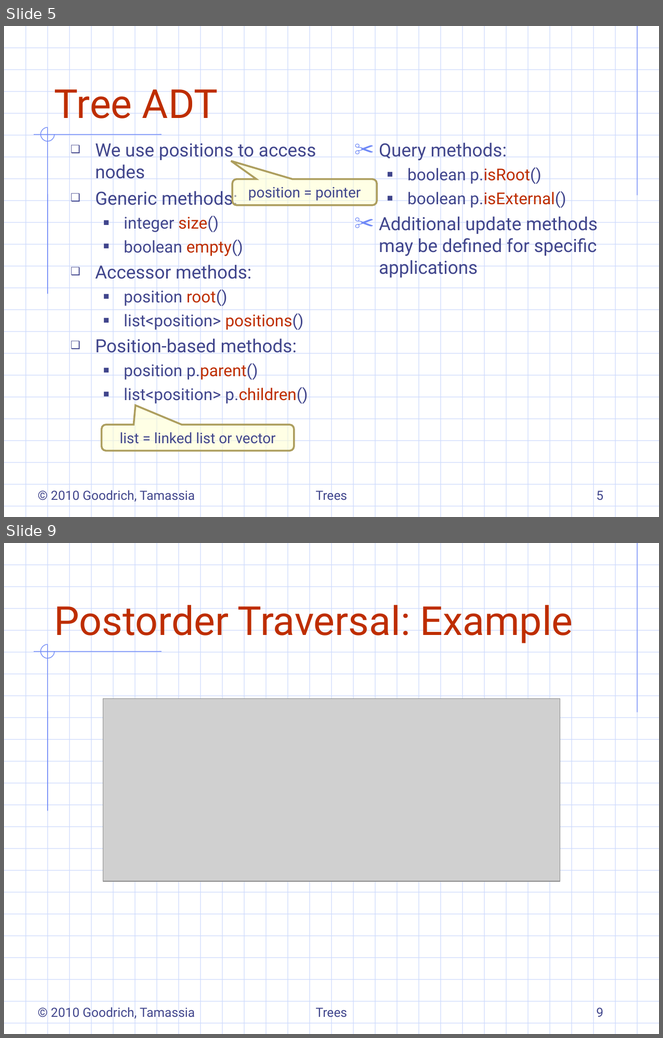
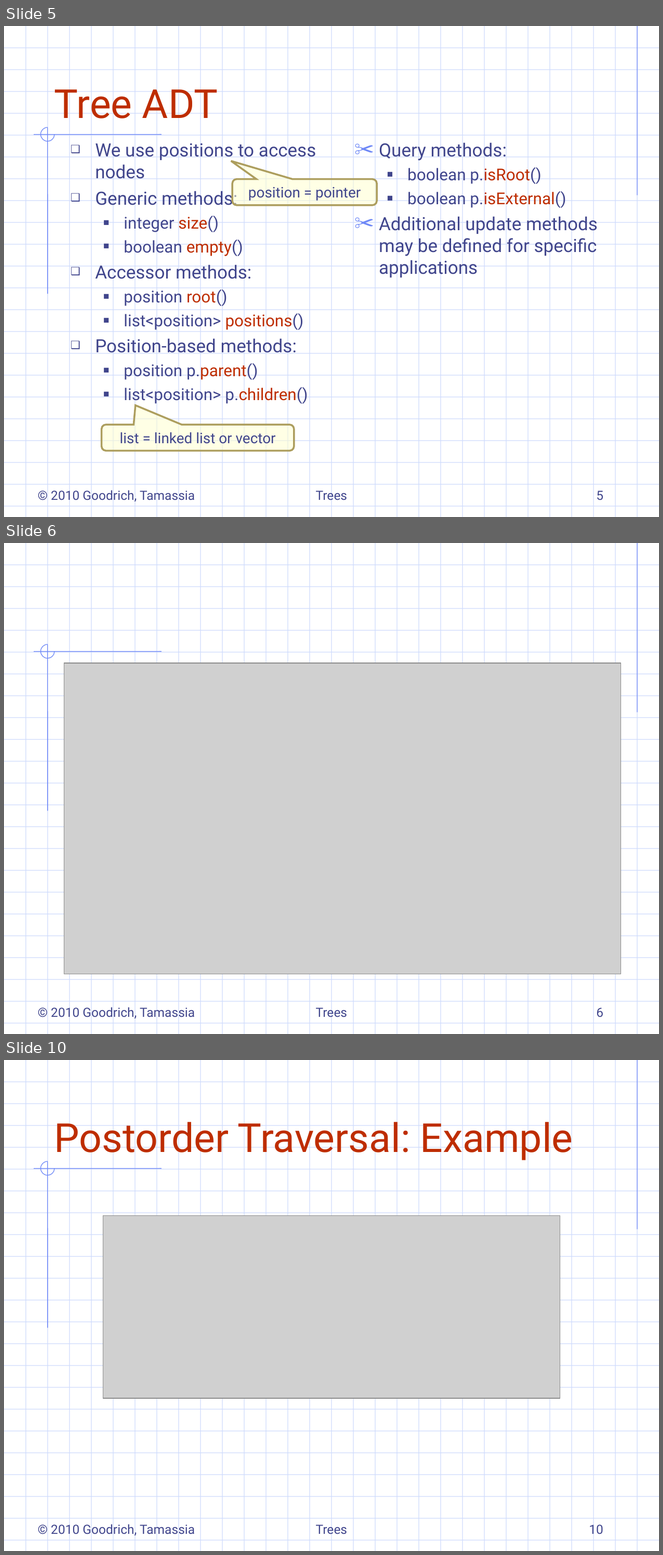
Before and after one commit to ShihKaiHo/DSA, a slide deck: 7.1&2-generalTrees.ppt. Shown one above the other, each under a label of ours: slides 5 and 9 before the commit, slides 5, 6 and 10 after it; the slides between them are not shown. The pictures are 663x1038 and 663x1555 pixels, drawn with LibreOffice and Linux fonts; fonts in the diff are those of the drawing; grey boxes stand for pictures; background and template pictures are left out. Boxes give left, top, right and bottom in pixels: in the first picture for what was removed or moved away, otherwise in the second. Text is boxed around its words. In the diff, an @@ line names an element or a change of style, - is before the commit and + after.

```diff
--- a/7.1&2-generalTrees.ppt
+++ b/7.1&2-generalTrees.ppt
@@ slide 6 added at bbox=[4, 543, 659, 1034], background #FFFFFF; not listed: 55 template elements that a slide beside it also shows @@
@@ picture added at bbox=[64, 663, 621, 974] @@
@@ text added at bbox=[51, 1007, 195, 1019], 14 pt, text #40458C @@
+© 2010 Goodrich, Tamassia
@@ text added at bbox=[316, 1008, 348, 1018], 14 pt, text #40458C @@
+Trees
@@ page number added at bbox=[596, 1008, 604, 1018], 14 pt, text #40458C @@
+6
@@ what was slide 9 is now slide 10 @@
@@ page number at bbox=[589, 1525, 604, 1535]: text changed @@
-9
+10
```
Also in this commit, not shown: 10 slides changed, 15 other files.
